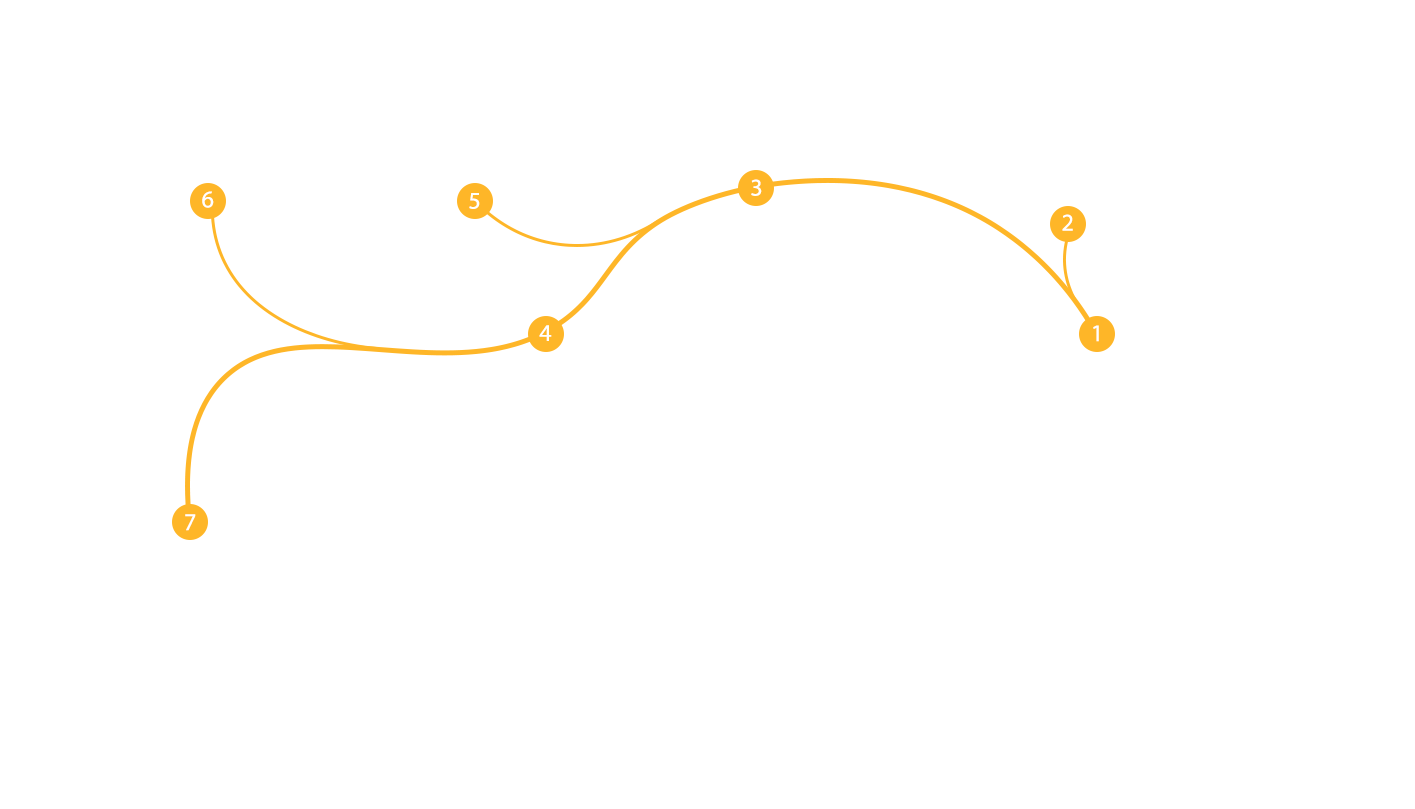
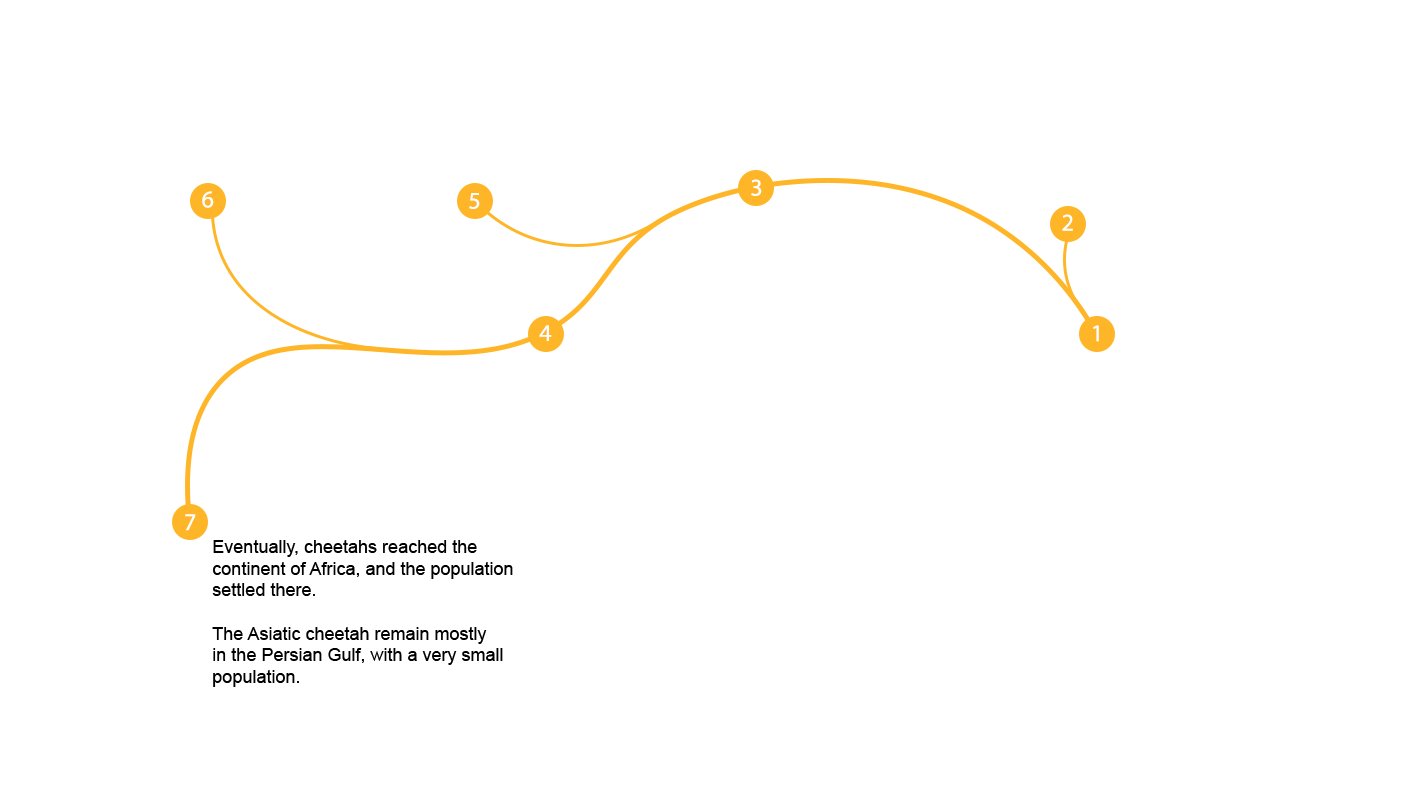
Layer changes from the first (1415, 809) image to the second:
added layer "Description" above "7" over <box>212,540,513,687</box>
